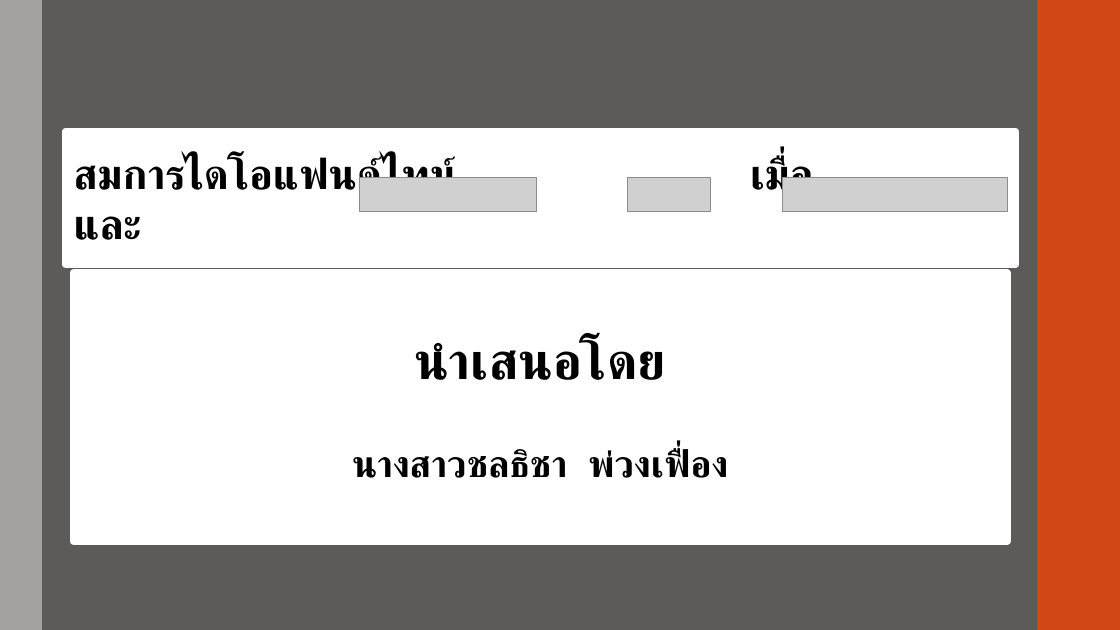
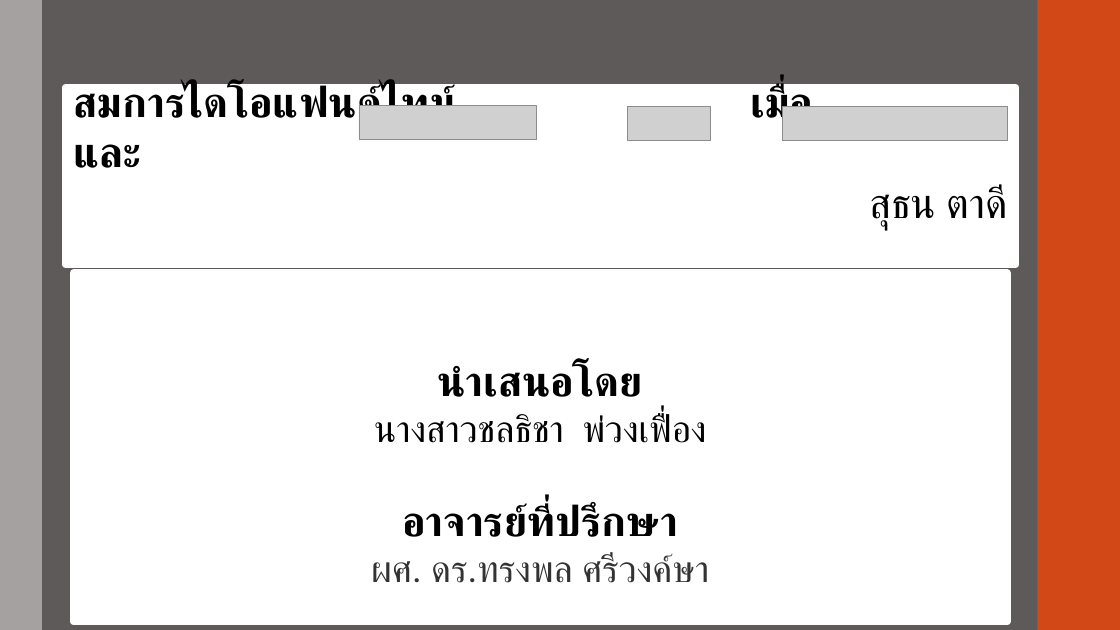
Before and after one commit to Chonthicha006/Seminar, a slide deck: slide 1 of Presentation1.pptx. Drawn at 1120x630 pixels with LibreOffice and Linux fonts; fonts in the diff are those of the drawing; grey boxes stand for pictures. Boxes give left, top, right and bottom in pixels: in the first picture for what was removed or moved away, otherwise in the second. Text is boxed around its words. In the diff, an @@ line names an element or a change of style, - is before the commit and + after.

Commit message:
add presentation

```diff
--- a/Presentation1.pptx
+++ b/Presentation1.pptx
@@ rectangle "สมการไดโอแฟนด์ไทน์ เมื่อ และ": place and size @@
-rectangle "สมการไดโอแฟนด์ไทน์ เมื่อ และ" at [66,131,1016,265]
+rectangle "สมการไดโอแฟนด์ไทน์ เมื่อ และ" at [66,87,1016,265]
@@ 3 pictures: place and size @@
-3 pictures at [359,177,1008,212]
+3 pictures at [359,106,1008,141]
@@ text in rectangle at [869,185,1007,229]: paragraph added @@
+สุธน ตาดี
@@ rectangle "นำเสนอโดย": place and size @@
-rectangle "นำเสนอโดย" at [73,273,1007,541]
+rectangle "นำเสนอโดย" at [73,273,1007,622]
@@ text in rectangle at [374,364,707,443]: size 44 to 36 pt in "นำเสนอโดย"; bold off in "นางสาวชลธิชา พ่วงเฟื่อง" @@
@@ text in rectangle at [371,504,709,583]: paragraphs added @@
+อาจารย์ที่ปรึกษา
+ผศ. ดร.ทรงพล ศรีวงค์ษา
```
Also in this commit, not shown: 1 other slide changed, 3 slides added, 1 slide removed.
